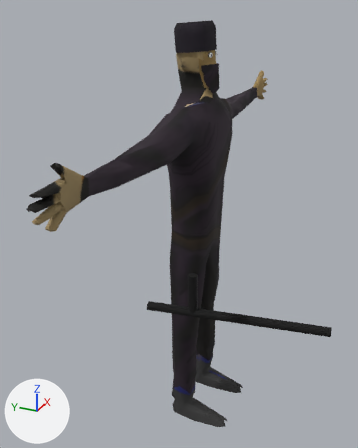
One commit to the FBX model VoodooGoat/Assets/Data/3D Graphics/Policeman/Policeman@idle.FBX: the scene before it, then after it.
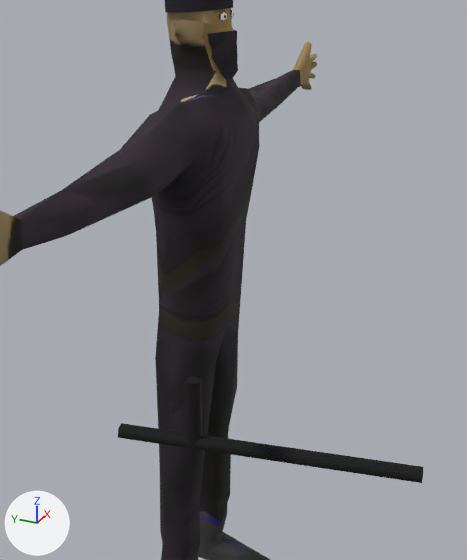
Old and new are each drawn whole from a camera (50 mm lens) standing at (-2.133, -0.671, 2.111) and looking at (-0.152, 0.22, 1.12) and again close up on the part from 21% to 100% of the width and 10% to 86% of the height. The axes (+X, +Y, +Z) are drawn at lower left. The lights are the same throughout. Where no turn or scale is listed for an object, it has been applied to the vertices.

The scene before the commit, as lines of its bpy script (objects in view):
```python
me_mesh = bpy.data.meshes.new('Mesh')
me_mesh.from_pydata(...)  # 689 vertices, 1306 faces; spans x -0.98..1.33, y -0.28..0.09, z -1.13..0.9
# faces by material slot: [1080, 92, 86, 48]
me_mesh.materials.append(mat_body)  # picture img_body_diffuse_4_png
me_mesh.materials.append(mat_helmet)  # picture img_helmet_jpg
me_mesh.materials.append(mat_headgear)  # picture img_headgear2_png
me_mesh.materials.append(mat_eye)  # picture img_eye_diffuse_jpg
me_mesh_001 = bpy.data.meshes.new('Mesh.001')
me_mesh_001.from_pydata(...)  # 22 vertices, 36 faces; spans x -0.022..0.142, y -0.831..0.003, z -0.023..0.205
me_mesh_001.materials.append(mat_baton)  # picture img_baton_jpg
ob_cylinder001 = bpy.data.objects.new('Cylinder001', me_mesh_001)
ob_cylinder001.location = (-0.377, 0.279, 0.774)
ob_humanbody = bpy.data.objects.new('HumanBody', me_mesh)
ob_humanbody.location = (-0.225, 0.199, 1.124)
```
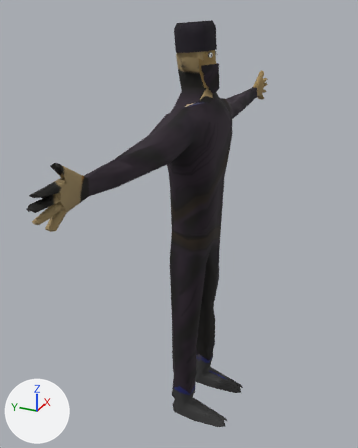
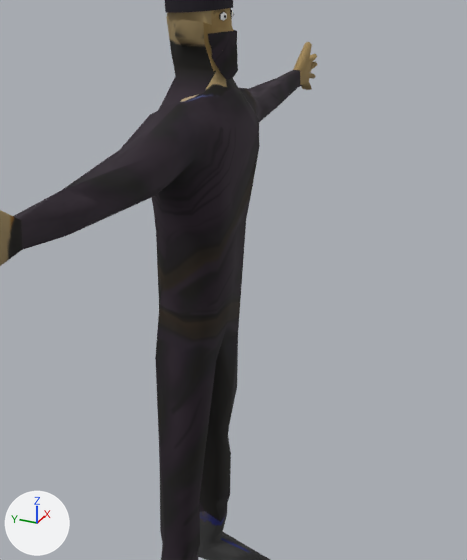
What differs and where, as boxes (x1, y1, x2, y2) in the close-ups (467 x 560 px):
```json
{"object": "Cylinder001", "change": "deleted", "before": [118, 377, 423, 483], "on screen": "black"}
```

The change, as JSON lines over the scene's bpy script:
```json
{"op": "remove", "block": "ob_cylinder001", "code": ["ob_cylinder001 = bpy.data.objects.new('Cylinder001', me_mesh_001)", "ob_cylinder001.location = (-0.377, 0.279, 0.774)"]}
```
